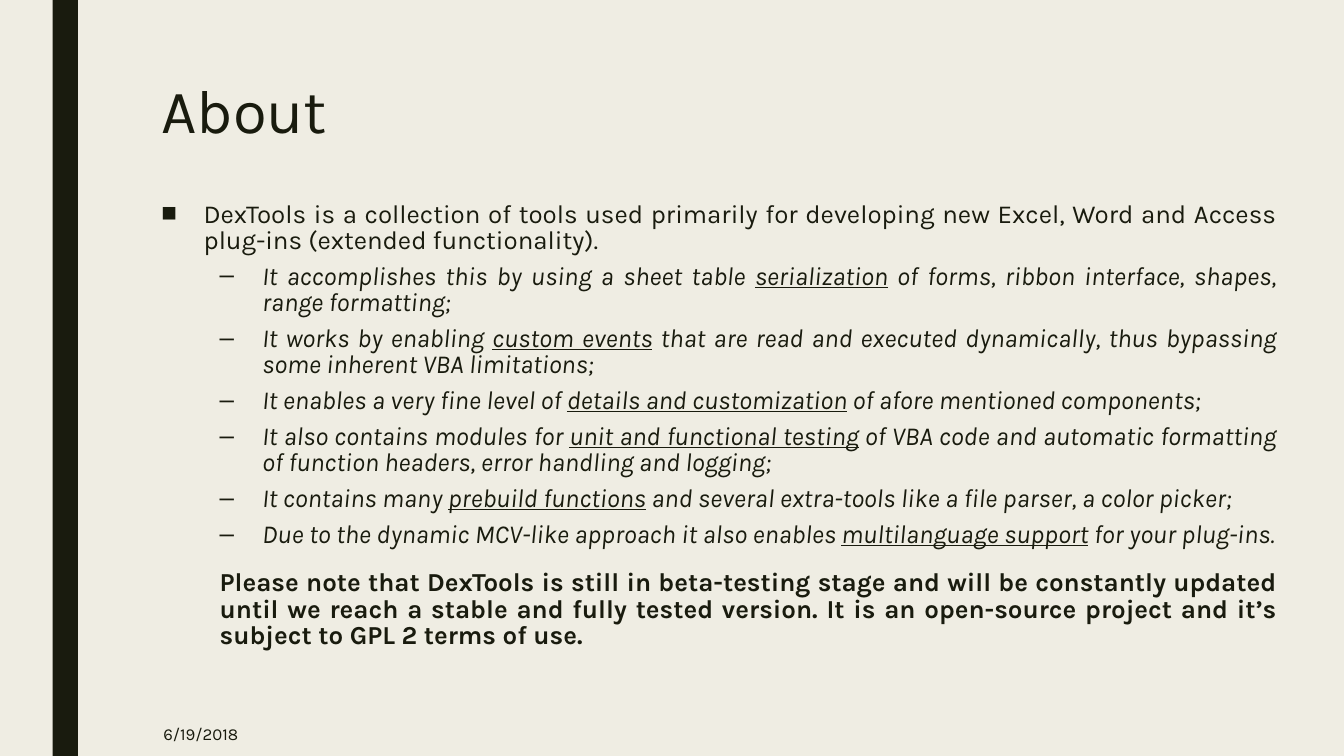
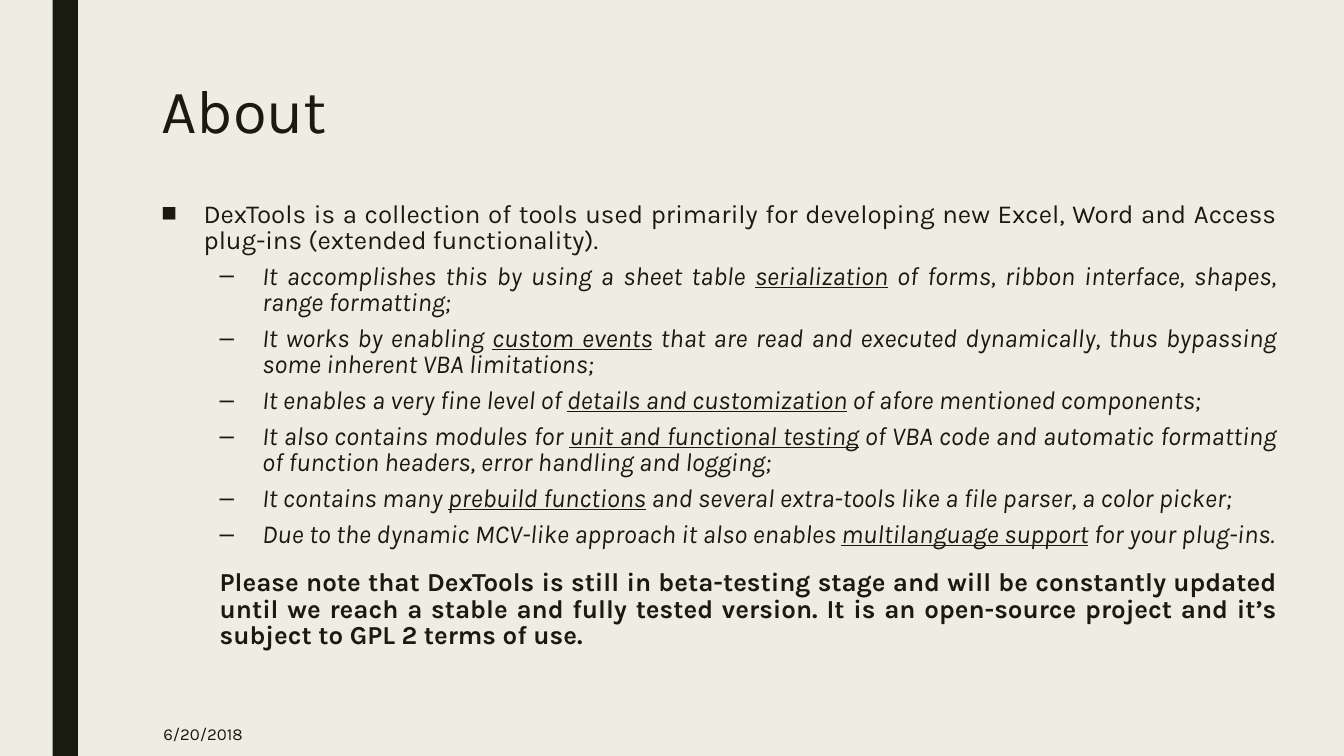
Before and after one commit to dexterial/Dextools, a slide deck: slide 2 of Main/Guide.pptx. Drawn at 1344x756 pixels with LibreOffice and Linux fonts; fonts in the diff are those of the drawing. Boxes give left, top, right and bottom in pixels: in the first picture for what was removed or moved away, otherwise in the second. Text is boxed around its words. In the diff, an @@ line names an element or a change of style, - is before the commit and + after.

```diff
--- a/Main/Guide.pptx
+++ b/Main/Guide.pptx
@@ text at [163, 727, 242, 742]: text changed @@
-6/19/2018
+6/20/2018
```
Also in this commit, not shown: 3 other slides changed, 4 slides added, 2 other files.
